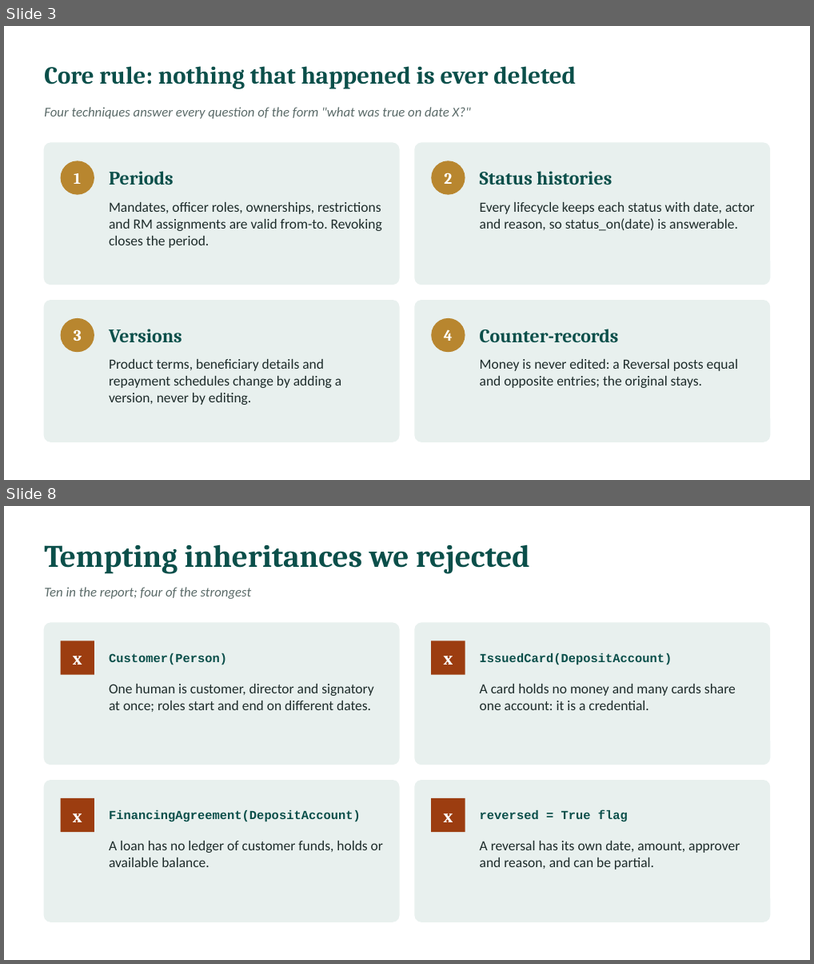
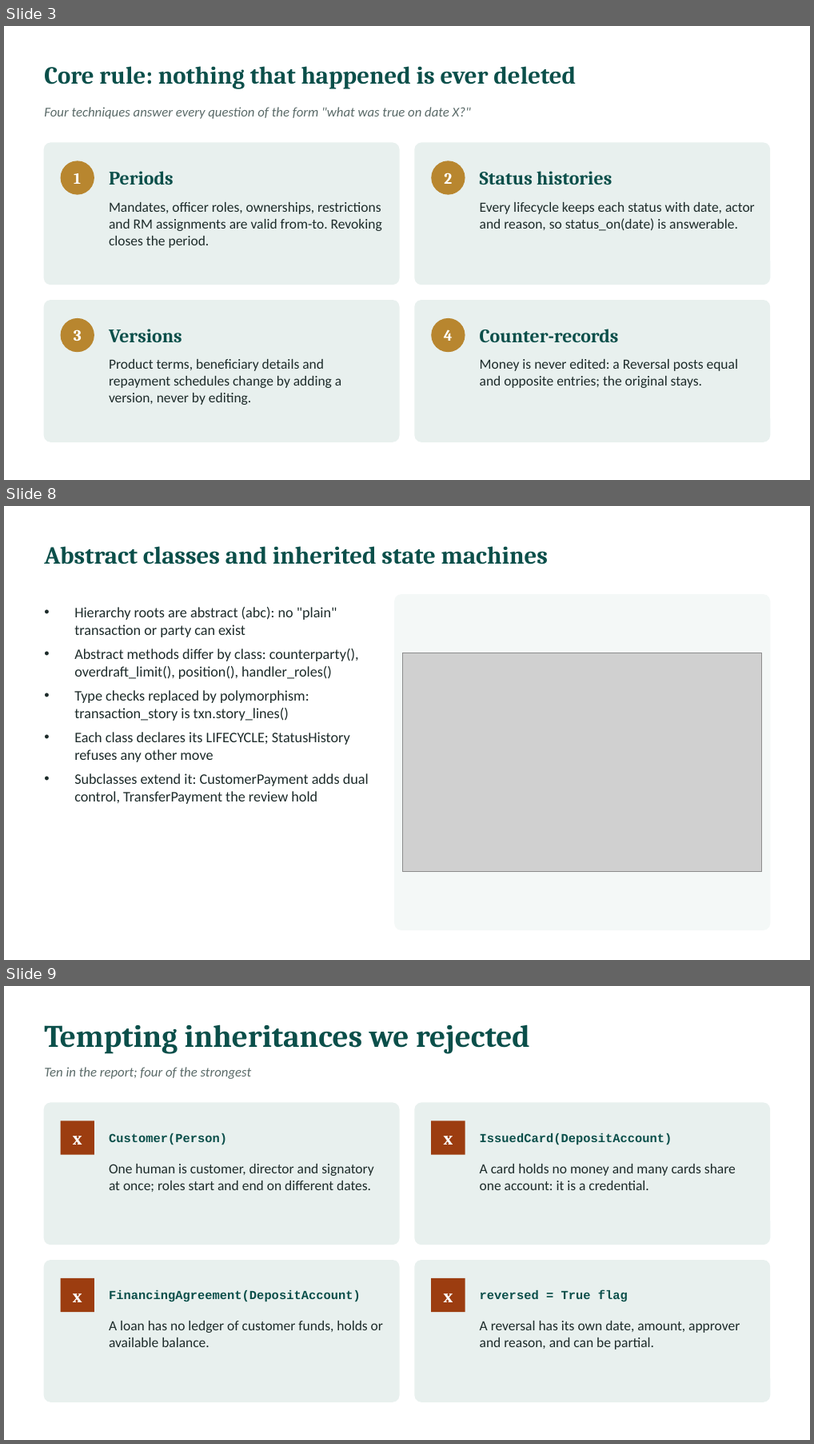
Before and after one commit to l255668-hash/commercial-banking, a slide deck: docs/Viva_Presentation.pptx. Shown one above the other, each under a label of ours: slides 3 and 8 before the commit, slides 3, 8 and 9 after it; the slides between them are not shown. The pictures are 814x964 and 814x1444 pixels, drawn with LibreOffice and Linux fonts; fonts in the diff are those of the drawing; grey boxes stand for pictures. Boxes give left, top, right and bottom in pixels: in the first picture for what was removed or moved away, otherwise in the second. Text is boxed around its words. In the diff, an @@ line names an element or a change of style, - is before the commit and + after.

```diff
--- a/docs/Viva_Presentation.pptx
+++ b/docs/Viva_Presentation.pptx
@@ slide 8 added at [4, 506, 810, 960], background #FFFFFF @@
@@ text added at [44, 546, 548, 564], 22 pt, text #0B4F4A, bold @@
+Abstract classes and inherited state machines
@@ rounded rectangle added at [395, 595, 770, 929], fill #F4F8F7, outline #F4F8F7 1 pt @@
@@ text added at [74, 607, 369, 804], 13 pt, text #1D2B2A @@
+• Hierarchy roots are abstract (abc): no "plain" transaction or party can exist
+• Abstract methods differ by class: counterparty(), overdraft_limit(), position(), handler_roles()
+• Type checks replaced by polymorphism: transaction_story is txn.story_lines()
+• Each class declares its LIFECYCLE; StatusHistory refuses any other move
+• Subclasses extend it: CustomerPayment adds dual control, TransferPayment the review hold
@@ picture added at [403, 652, 762, 871] @@
@@ what was slide 8 is now slide 9 @@
```
Also in this commit, not shown: 4 slides changed, 34 other files.
